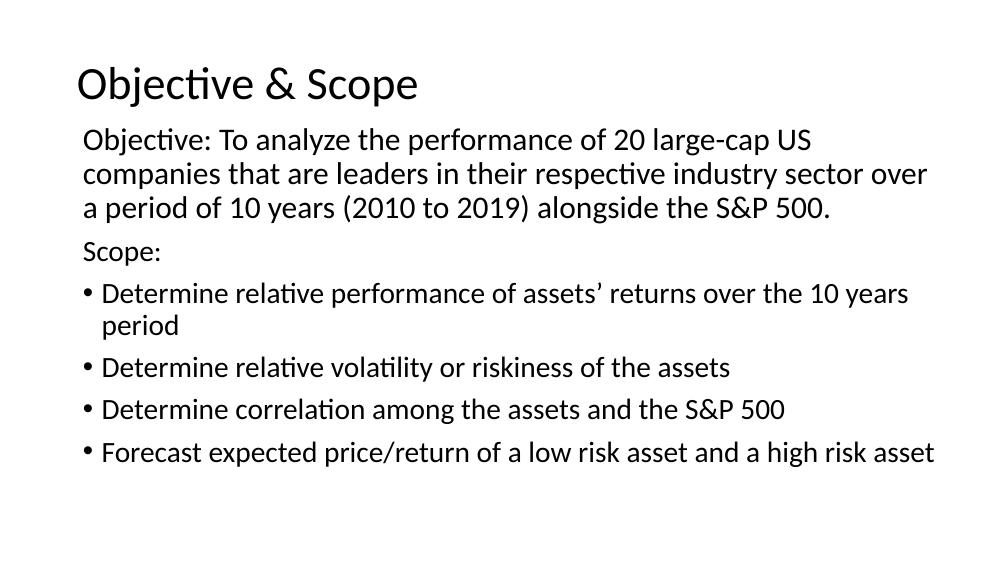
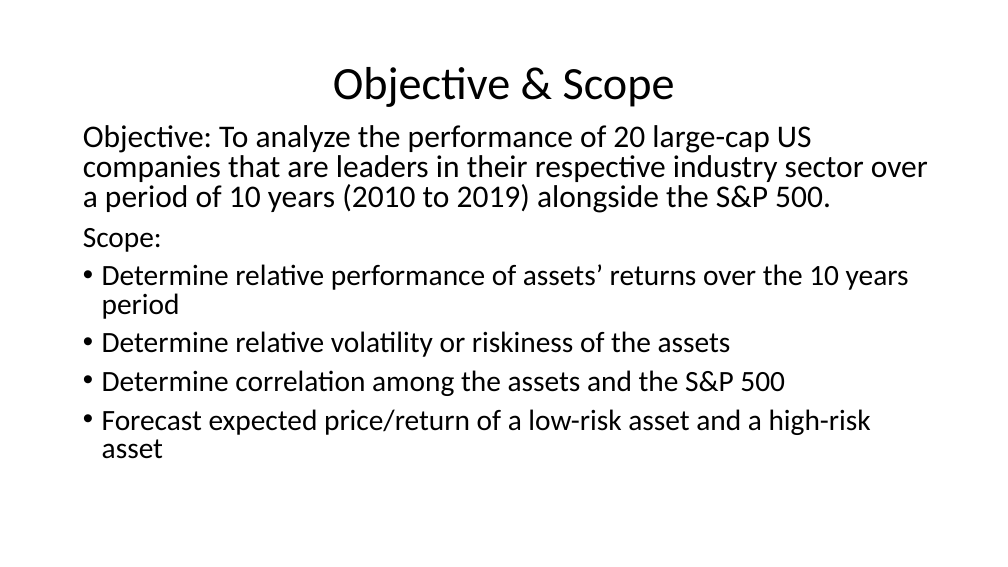
Before and after one commit to claybeaver/Group9_Project1, a slide deck: slide 2 of Final_Presentation.pptx. Drawn at 1008x567 pixels with LibreOffice and Linux fonts; fonts in the diff are those of the drawing. Boxes give left, top, right and bottom in pixels: in the first picture for what was removed or moved away, otherwise in the second. Text is boxed around its words. In the diff, an @@ line names an element or a change of style, - is before the commit and + after.

```diff
--- a/Final_Presentation.pptx
+++ b/Final_Presentation.pptx
@@ title "Objective & Scope" at (333, 67, 675, 107): alignment left to centre @@
@@ text at (83, 125, 928, 396): line spacing 0.9 to 0.8 @@
@@ text at (102, 409, 871, 459): text changed @@
-• Forecast expected price/return of a low risk asset and a high risk asset
+• Forecast expected price/return of a low-risk asset and a high-risk asset
```
Also in this commit, not shown: 10 other slides changed, 1 slide added, 1 slide removed, 4 other files.
